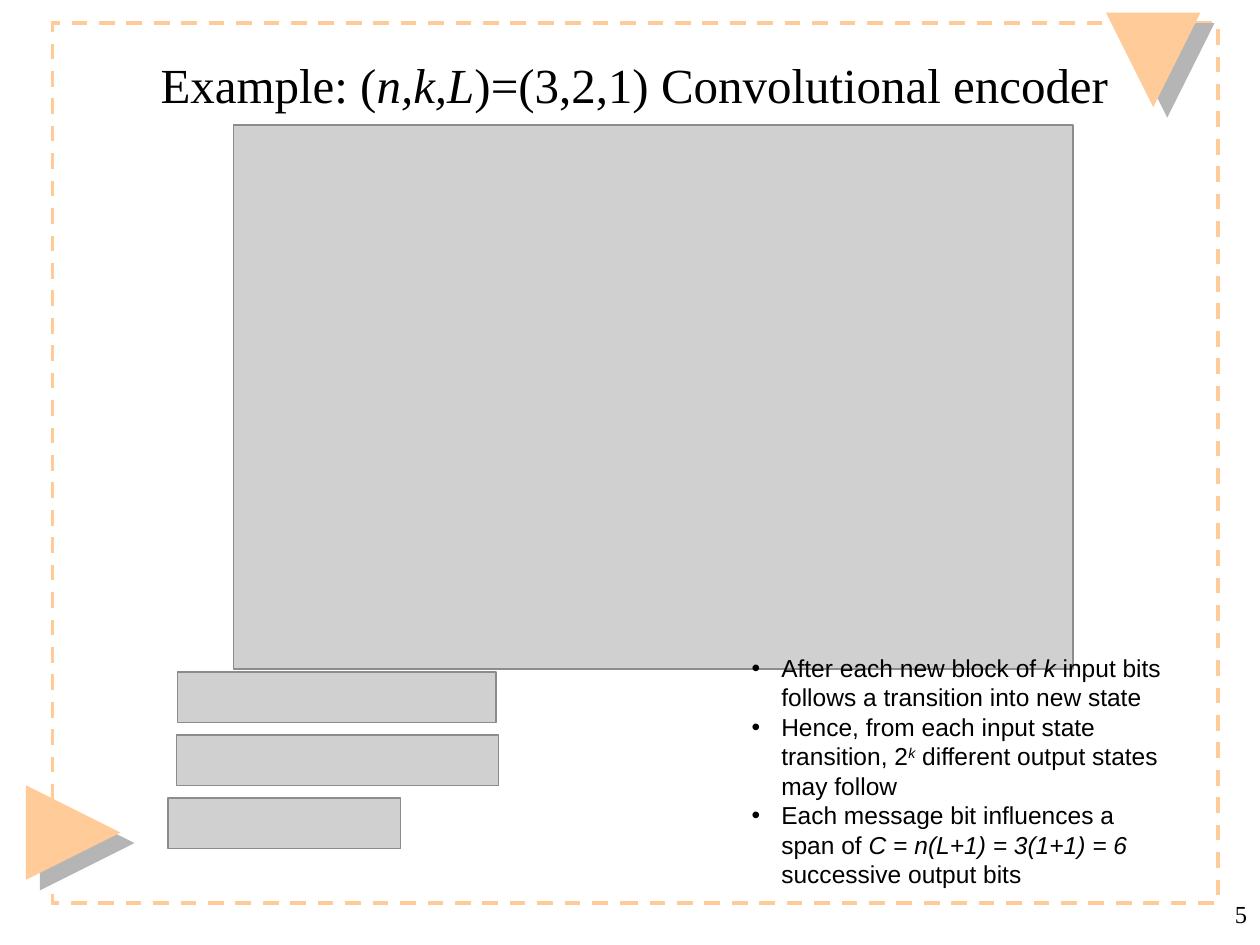
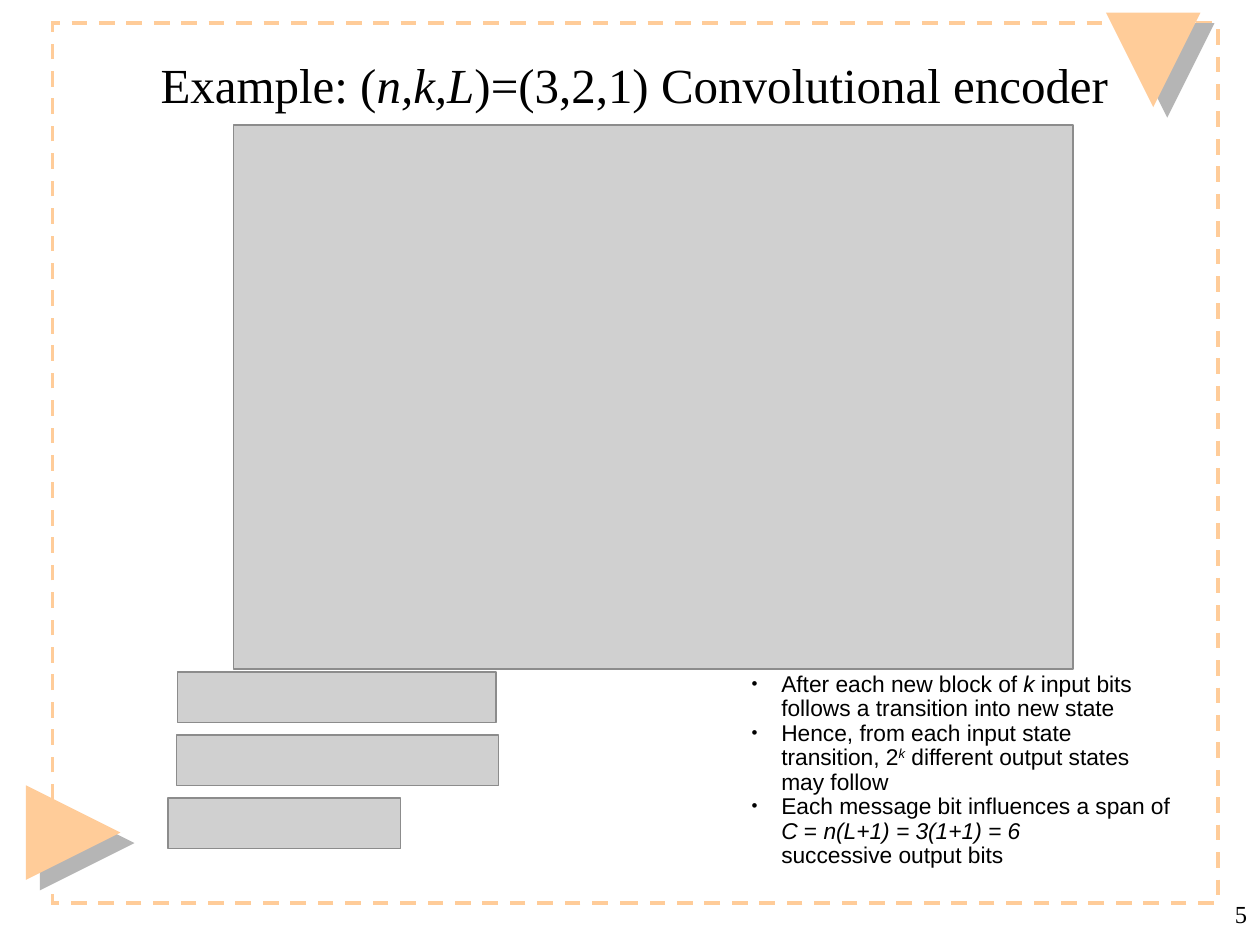
Before and after one commit to carmel26/semester2Notes, a slide deck: slide 5 of Mobile Telecommunication Technology/Lecture 9.ppt. Drawn at 1260x945 pixels with LibreOffice and Linux fonts; fonts in the diff are those of the drawing; grey boxes stand for pictures. Boxes give left, top, right and bottom in pixels: in the first picture for what was removed or moved away, otherwise in the second. Text is boxed around its words. In the diff, an @@ line names an element or a change of style, - is before the commit and + after.

```diff
--- a/Mobile Telecommunication Technology/Lecture 9.ppt
+++ b/Mobile Telecommunication Technology/Lecture 9.ppt
@@ text "After each new block of ..." at [781, 675, 1170, 868]: size 14 to 12.9 pt; line spacing 1 to 0.9 @@
```
Also in this commit, not shown: 3 other slides changed, 12 other files.
